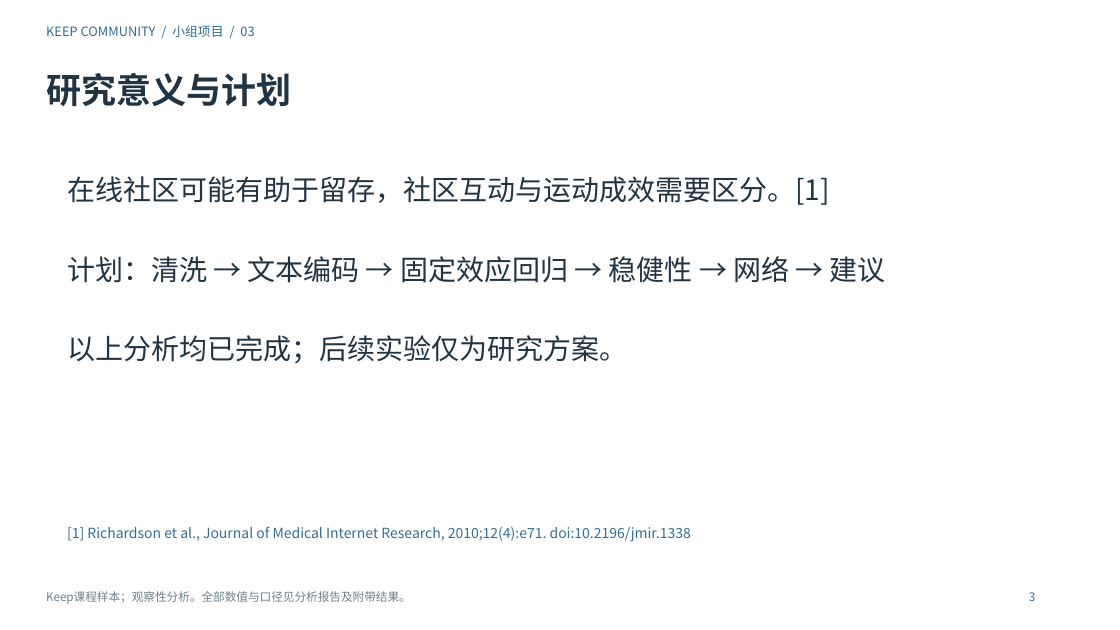
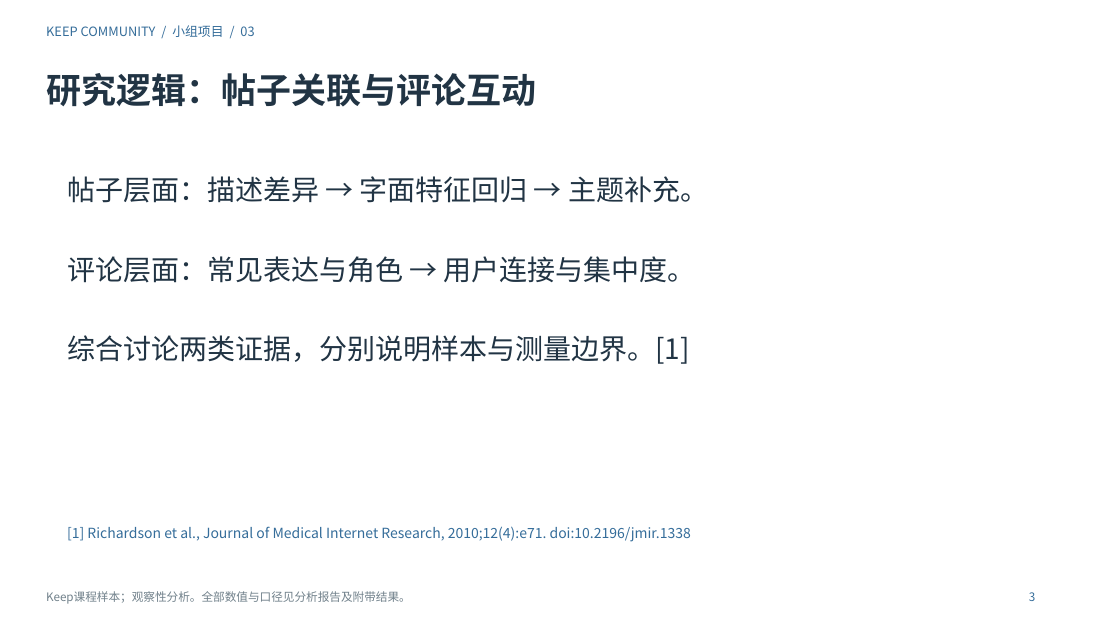
Before and after one commit to Charlie-ChenLin/keep-community-analysis, a slide deck: slide 3 of 演示文稿.pptx. Drawn at 1120x630 pixels with LibreOffice and Linux fonts; fonts in the diff are those of the drawing. Boxes give left, top, right and bottom in pixels: in the first picture for what was removed or moved away, otherwise in the second. Text is boxed around its words. In the diff, an @@ line names an element or a change of style, - is before the commit and + after.

```diff
--- a/演示文稿.pptx
+++ b/演示文稿.pptx
@@ text at (46, 73, 536, 106): text changed @@
-研究意义与计划
+研究逻辑：帖子关联与评论互动
@@ text at (67, 176, 708, 364): text changed @@
-在线社区可能有助于留存，社区互动与运动成效需要区分。[1]
-计划：清洗 → 文本编码 → 固定效应回归 → 稳健性 → 网络 → 建议
-以上分析均已完成；后续实验仅为研究方案。
+帖子层面：描述差异 → 字面特征回归 → 主题补充。
+评论层面：常见表达与角色 → 用户连接与集中度。
+综合讨论两类证据，分别说明样本与测量边界。[1]
```
Also in this commit, not shown: 15 other slides changed, 3 slides added, 56 other files.
